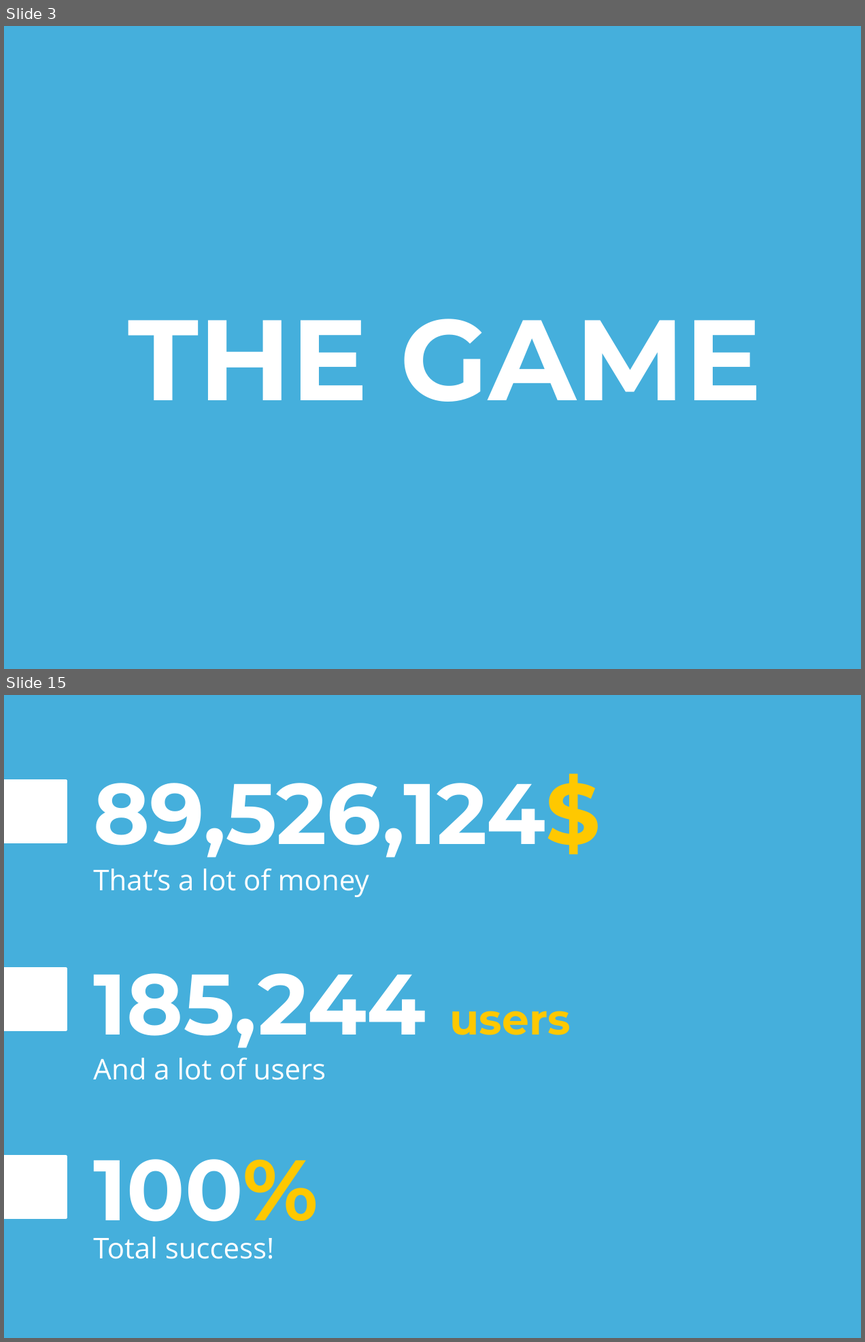
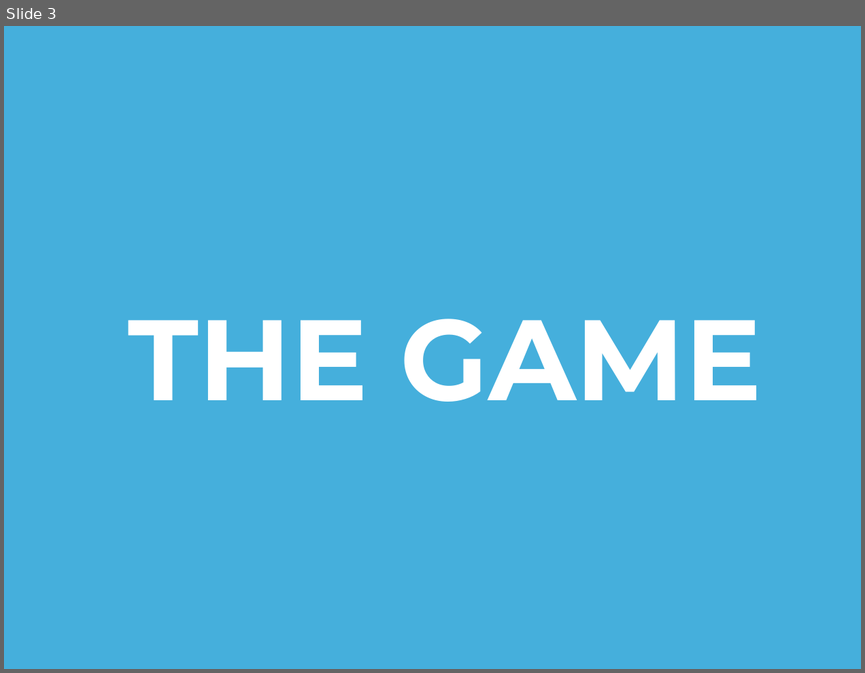
Before and after one commit to everescent/drqst, a slide deck: Pre-Production/D-SYNC final presentation.pptx. Shown one above the other, each under a label of ours: slides 3 and 15 before the commit, slide 3 after it; the slides between them are not shown. The pictures are 865x1342 and 865x673 pixels, drawn with LibreOffice and Linux fonts; fonts in the diff are those of the drawing. Boxes give left, top, right and bottom in pixels: in the first picture for what was removed or moved away, otherwise in the second. Text is boxed around its words. In the diff, an @@ line names an element or a change of style, - is before the commit and + after.

```diff
--- a/Pre-Production/D-SYNC final presentation.pptx
+++ b/Pre-Production/D-SYNC final presentation.pptx
@@ slide 15 removed at (x1=4, y1=695, x2=861, y2=1338), background #45AFDC @@
@@ title removed at (x1=93, y1=773, x2=600, y2=858) @@
-89,526,124$
@@ rectangle removed at (x1=4, y1=781, x2=67, y2=843) @@
@@ subtitle removed at (x1=93, y1=868, x2=369, y2=897) @@
-That’s a lot of money
@@ rectangle removed at (x1=4, y1=968, x2=67, y2=1031) @@
@@ title removed at (x1=93, y1=973, x2=570, y2=1048) @@
-185,244 users
@@ subtitle removed at (x1=93, y1=1057, x2=326, y2=1080) @@
-And a lot of users
@@ rectangle removed at (x1=4, y1=1156, x2=67, y2=1219) @@
@@ title removed at (x1=93, y1=1159, x2=318, y2=1240) @@
-100%
@@ subtitle removed at (x1=93, y1=1236, x2=275, y2=1259) @@
-Total success!
```
Also in this commit, not shown: 1 slide changed, 1 slide added, 20 other slides removed.
